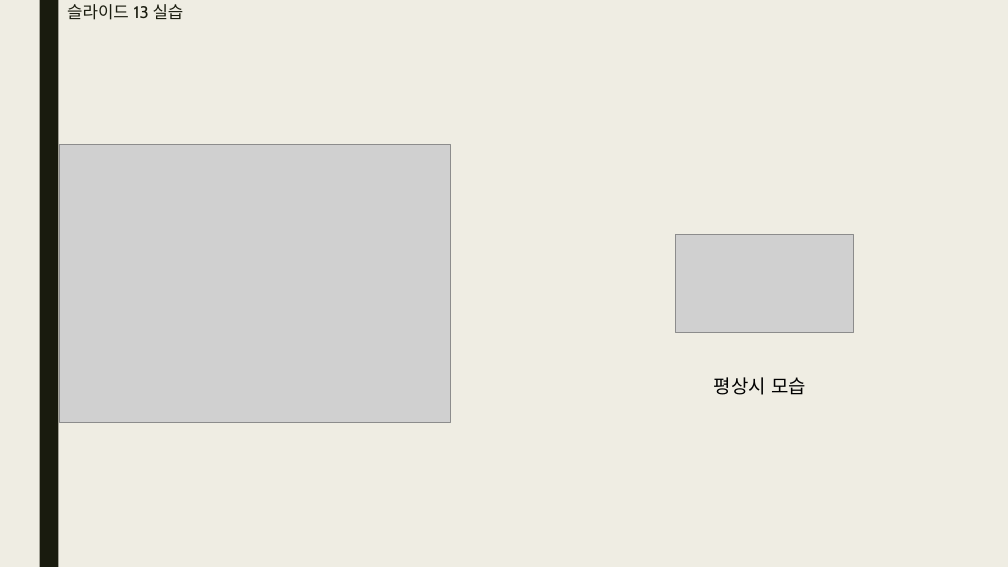
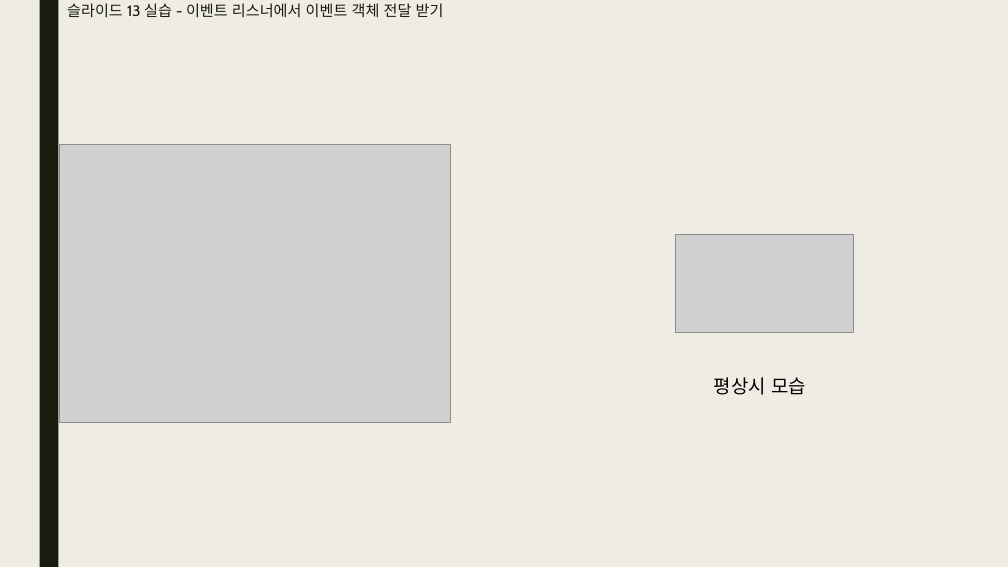
Before and after one commit to bino0130/politec-frontend, a slide deck: slide 6 of 기업업무 과제/기업업무 2강 과제(JavaScript 2) 남정현.pptx. Drawn at 1008x567 pixels with LibreOffice and Linux fonts; fonts in the diff are those of the drawing; grey boxes stand for pictures. Boxes give left, top, right and bottom in pixels: in the first picture for what was removed or moved away, otherwise in the second. Text is boxed around its words. In the diff, an @@ line names an element or a change of style, - is before the commit and + after.

```diff
--- a/기업업무 과제/기업업무 2강 과제(JavaScript 2) 남정현.pptx
+++ b/기업업무 과제/기업업무 2강 과제(JavaScript 2) 남정현.pptx
@@ title at <box>67,3,444,18</box>: text changed; size 16 to 14.4 pt @@
-슬라이드 13 실습
+슬라이드 13 실습 - 이벤트 리스너에서 이벤트 객체 전달 받기
```
Also in this commit, not shown: 12 other slides changed.
